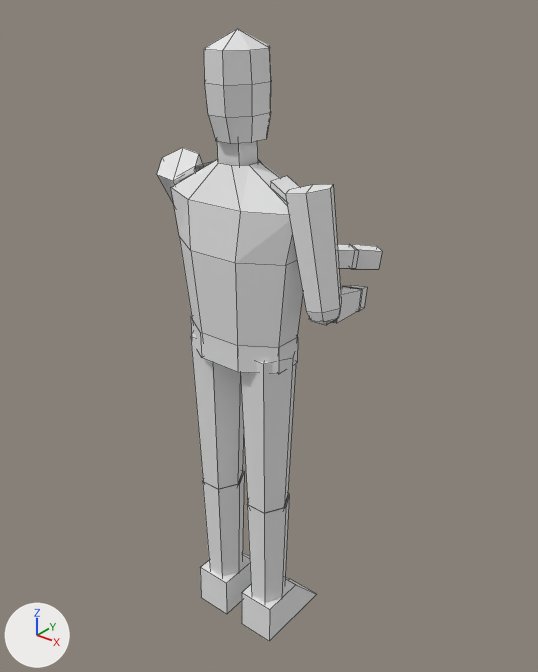
One commit to the OBJ model Samples/demo - first person shooter/models/scient.obj: the scene before it, then after it.
Rendered twice from a 50 mm camera at (80.1, -92.6, 125.6) aimed at (-4.5, 13.2, 60.0). The axes (+X, +Y, +Z) are drawn at lower left. The lights are the same throughout. The picture after the commit comes second. Mesh edges are drawn as thin lines. Where no turn or scale is listed for an object, it has been applied to the vertices. Vertices at exactly the same position are counted once.

The first picture shows 'scient'.
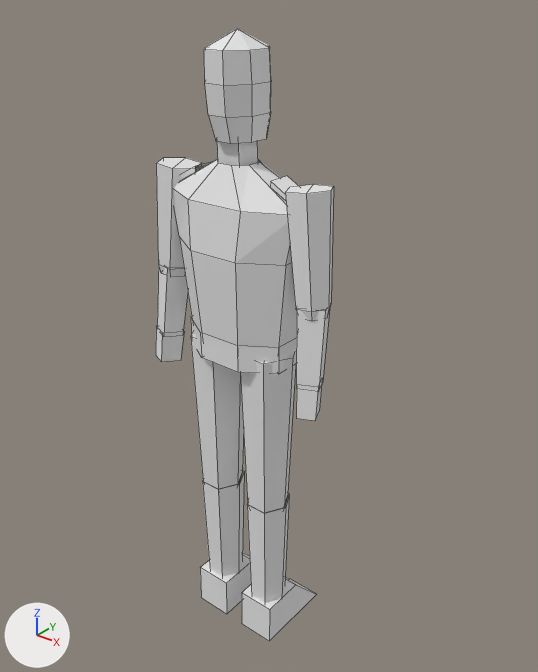
Patch to the scene script:
```diff
--- a/Samples/demo - first person shooter/models/scient.obj.py
+++ b/Samples/demo - first person shooter/models/scient.obj.py
@@ me_scient @@
 # used by ob_scient; location = (0.0, 0.0, 0.0)
-me_scient.from_pydata(...)  # 253 vertices, 186 faces; spans x -19.9..20.5, y -7.4..40.4, z 0.0..118.3
-me_scient.vertices[159].co = (15.1, -0.1, 79.2)
-me_scient.vertices[160].co = (19.5, 1.4, 79.2)  # pixel (339, 294)
-me_scient.vertices[161].co = (13.3, 18.7, 72.9)  # pixel (362, 289)
-me_scient.vertices[162].co = (9.7, 17.5, 72.9)  # pixel (342, 286)
-me_scient.vertices[163].co = (20.0, 0.1, 74.7)  # pixel (336, 323)
-me_scient.vertices[164].co = (13.7, 17.6, 69.3)  # pixel (359, 309)
-me_scient.vertices[165].co = (15.6, -1.4, 74.7)  # pixel (308, 319)
-me_scient.vertices[166].co = (10.1, 16.4, 69.3)
+me_scient.from_pydata(...)  # 253 vertices, 186 faces; spans x -19.3..19.3, y -7.4..12.6, z 0.0..118.3
+# me_scient part 1: the loose piece of 8 vertices spanning x -1.1..5.8, y 33.0..40.4, z 69.4..74.3 is multiplied about its middle by the matrix ((-0.779, 0.476, -0.409), (0.193, -0.439, -0.878), (-0.597, -0.762, 0.25)), then moved by (-19.2, -39.4, -11.0)
+# me_scient part 2: the loose piece of 19 vertices spanning x 10.2..20.5, y -3.6..3.6, z 73.9..96.6 is multiplied about its middle by the matrix ((0.987, 0.003, 0.086), (-0.006, 0.99, 0.036), (-0.086, -0.036, 0.987)), then moved by (-0.9, -0.4, 0.1)
+# me_scient part 3: the loose piece of 8 vertices spanning x 8.3..13.9, y 15.6..23.5, z 67.6..73.4 is multiplied about its middle by the matrix ((-0.917, -0.116, 0.382), (-0.279, -0.498, -0.821), (0.286, -0.859, 0.424)), then moved by (5.7, -22.3, -9.6)
+# me_scient part 4: 27 of 253 vertices moved; they spanned x -19.9..2.7, y -3.4..36.4, z 70.2..97.9 and now span x -19.2..-10.2, y -4.9..3.7, z 62.8..96.2; mean shift (-2.0, -13.8, -0.5); largest move (-0.3, 36.4, 74.0) -> (-15.8, -4.9, 63.3)
+# me_scient part 5
+me_scient.vertices[159].co = (19.0, -1.8, 77.3)  # pixel (325, 311)
+me_scient.vertices[160].co = (14.8, -3.8, 77.3)  # pixel (296, 308)
+me_scient.vertices[161].co = (15.8, -4.9, 63.3)  # pixel (296, 388)
+me_scient.vertices[162].co = (19.2, -3.2, 63.3)  # pixel (318, 391)
+me_scient.vertices[163].co = (12.8, 0.4, 76.6)
+me_scient.vertices[164].co = (14.2, -1.4, 62.8)
+me_scient.vertices[165].co = (17.1, 2.4, 76.6)  # pixel (330, 303)
+me_scient.vertices[166].co = (17.6, 0.2, 62.8)  # pixel (322, 382)
 me_scient.materials.append(mat_guard_beltf)
```

Location of each change, (x1, y1, x2, y2) in pixels of the pictures (538 x 672 px; the box of a moved part takes in the faces that stretch with it):
'scient', reshaped (21% narrower)
    before: (157, 29, 382, 641)
    after: (156, 29, 334, 641)
part 1 of me_scient, moved or reshaped
    before: (349, 244, 382, 269)
    after: (156, 326, 184, 362)
part 2 of me_scient, moved or reshaped
    before: (285, 184, 341, 325)
    after: (285, 184, 334, 321)
part 3 of me_scient, moved or reshaped
    before: (342, 285, 367, 312)
    after: (296, 385, 322, 421)
part 4 of me_scient, moved or reshaped
    before: (157, 148, 358, 268)
    after: (156, 158, 202, 337)
part 5 of me_scient, moved or reshaped
    before: (309, 287, 362, 323)
    after: (296, 308, 329, 391)
